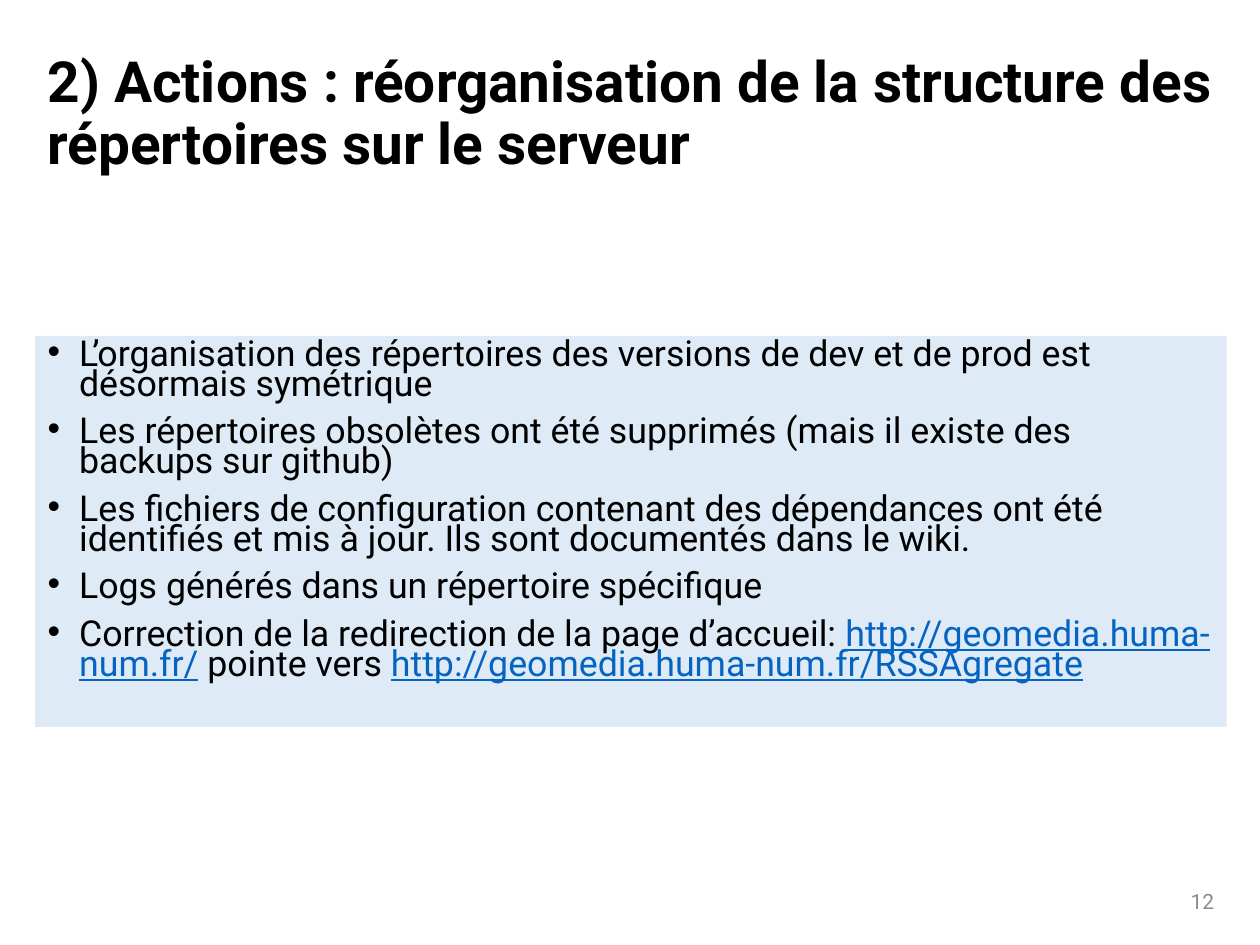
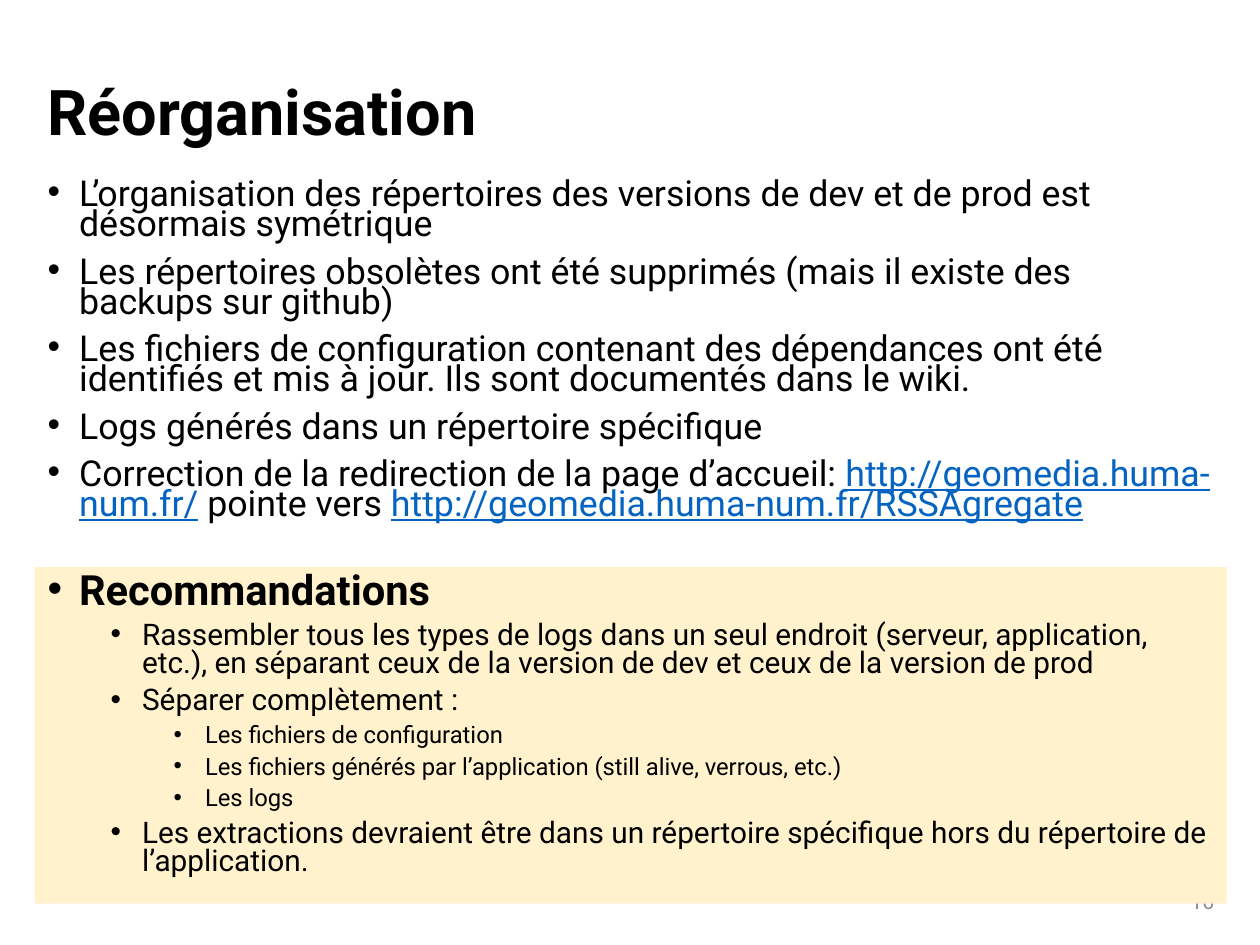
Before and after one commit to dosi-slides/2015_10_geomedia, a slide deck: slide 16 of slides.pptx (slide 12 before the commit). Drawn at 1260x945 pixels with LibreOffice and Linux fonts; fonts in the diff are those of the drawing. Boxes give left, top, right and bottom in pixels: in the first picture for what was removed or moved away, otherwise in the second. Text is boxed around its words. In the diff, an @@ line names an element or a change of style, - is before the commit and + after.

```diff
--- a/slides.pptx
+++ b/slides.pptx
@@ title at [48, 87, 477, 148]: text changed; size 32.4 to 36 pt @@
-2) Actions : réorganisation de la structure des répertoires sur le serveur
+Réorganisation
@@ text "L’organisation des répertoires des versions ...": place and size @@
-text "L’organisation des répertoires des versions ..." at [35, 336, 1227, 727]
+text "L’organisation des répertoires des versions ..." at [79, 179, 1209, 524]
@@ text "L’organisation des répertoires des versions ..." at [79, 179, 1209, 524]: fill #DEEBF7 to none @@
@@ rectangle added at [35, 567, 1227, 903], fill #FFF2CC, 17 pt, text #000000 @@
+• Recommandations
+  • Rassembler tous les types de logs dans un seul endroit (serveur, application, etc.), en séparant ceux de la version de dev et ceux de la version de prod
+  • Séparer complètement :
+    • Les fichiers de configuration
+    • Les fichiers générés par l’application (still alive, verrous, etc.)
+    • Les logs
+  • Les extractions devraient être dans un répertoire spécifique hors du répertoire de l’application.
@@ page number at [1191, 903, 1215, 915]: text changed @@
-12
+16
```
Also in this commit, not shown: 18 other slides changed, 20 slides added, 5 slides removed, 1 other file.
